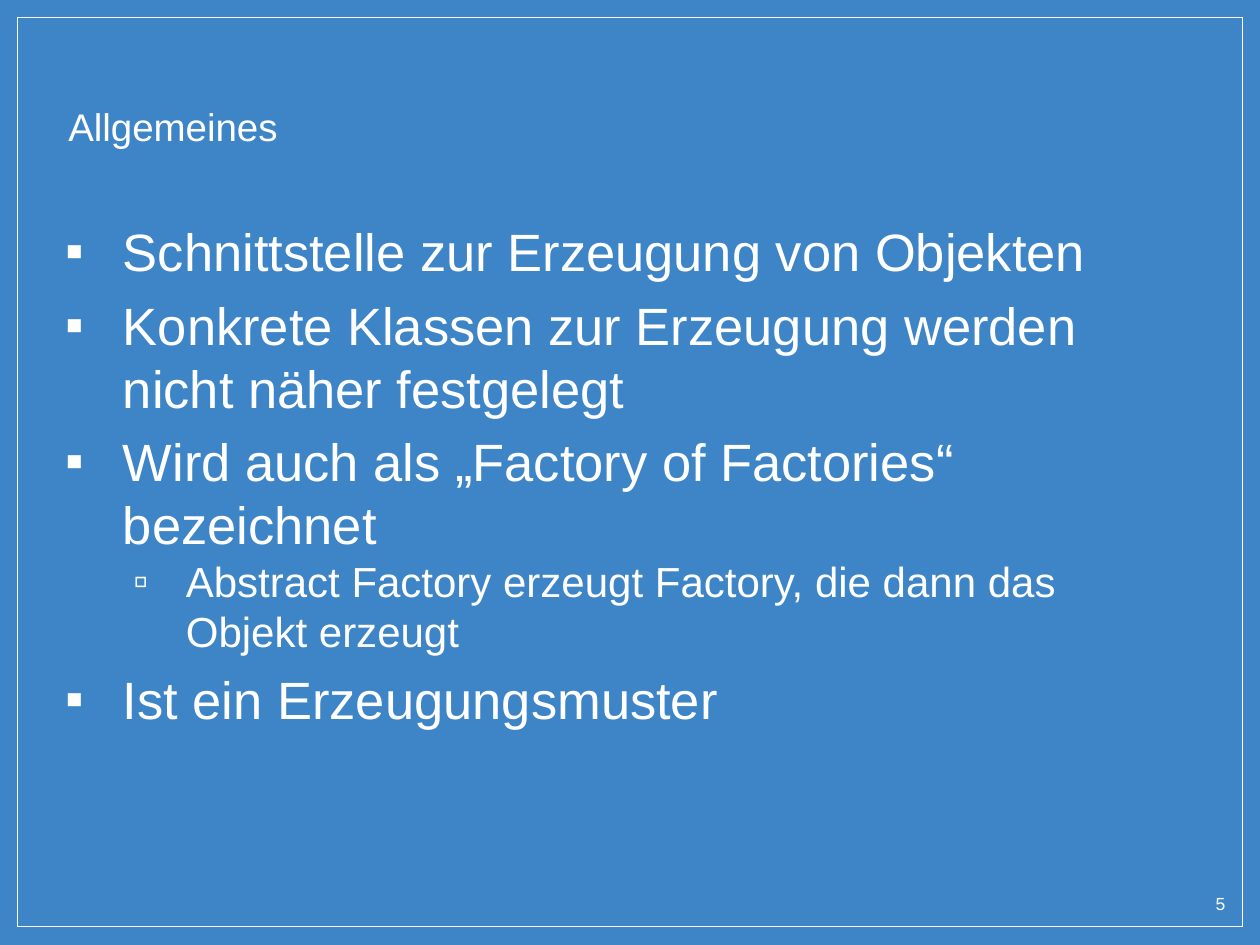
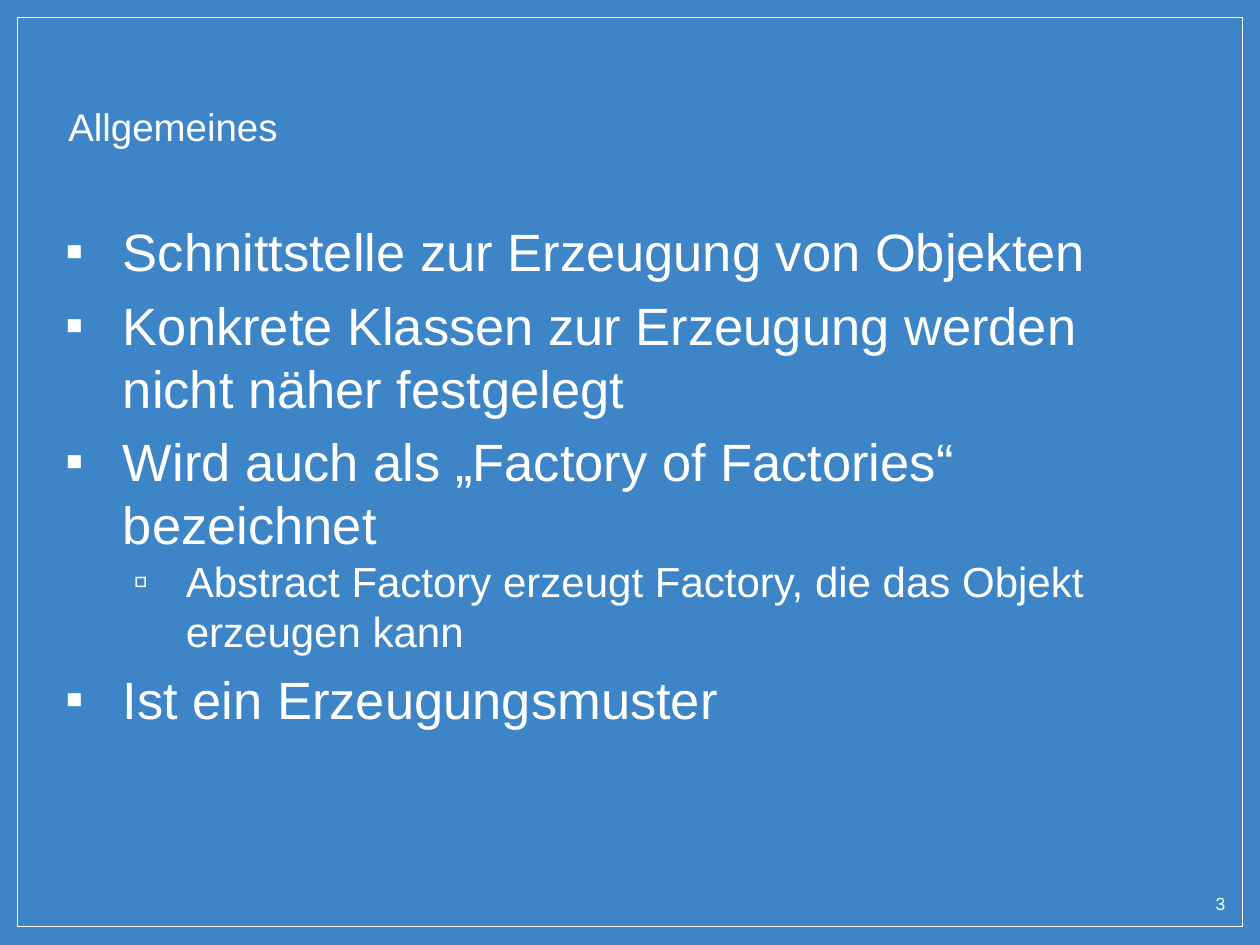
Before and after one commit to SimonPrimetzhofer/AbstractFactory-Pattern, a slide deck: slide 3 of Presentation/Abstract_Factory.pptx (slide 5 before the commit). Drawn at 1260x945 pixels with LibreOffice and Linux fonts; fonts in the diff are those of the drawing; background and template pictures are left out. Boxes give left, top, right and bottom in pixels: in the first picture for what was removed or moved away, otherwise in the second. Text is boxed around its words. In the diff, an @@ line names an element or a change of style, - is before the commit and + after.

Commit message:
Presentation

```diff
--- a/Presentation/Abstract_Factory.pptx
+++ b/Presentation/Abstract_Factory.pptx
@@ text at box(186, 566, 1083, 656): text changed @@
-  ▫ Abstract Factory erzeugt Factory, die dann das Objekt erzeugt
+  ▫ Abstract Factory erzeugt Factory, die das Objekt erzeugen kann
@@ page number at box(1216, 898, 1226, 910): text changed @@
-5
+3
```
Also in this commit, not shown: 2 other slides changed, 5 slides added, 6 other files.
